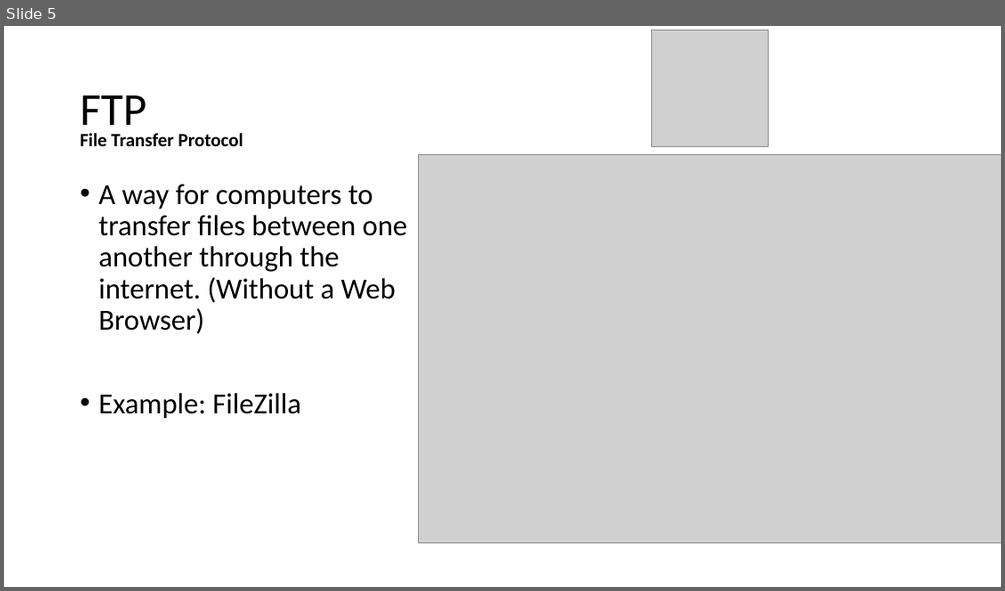
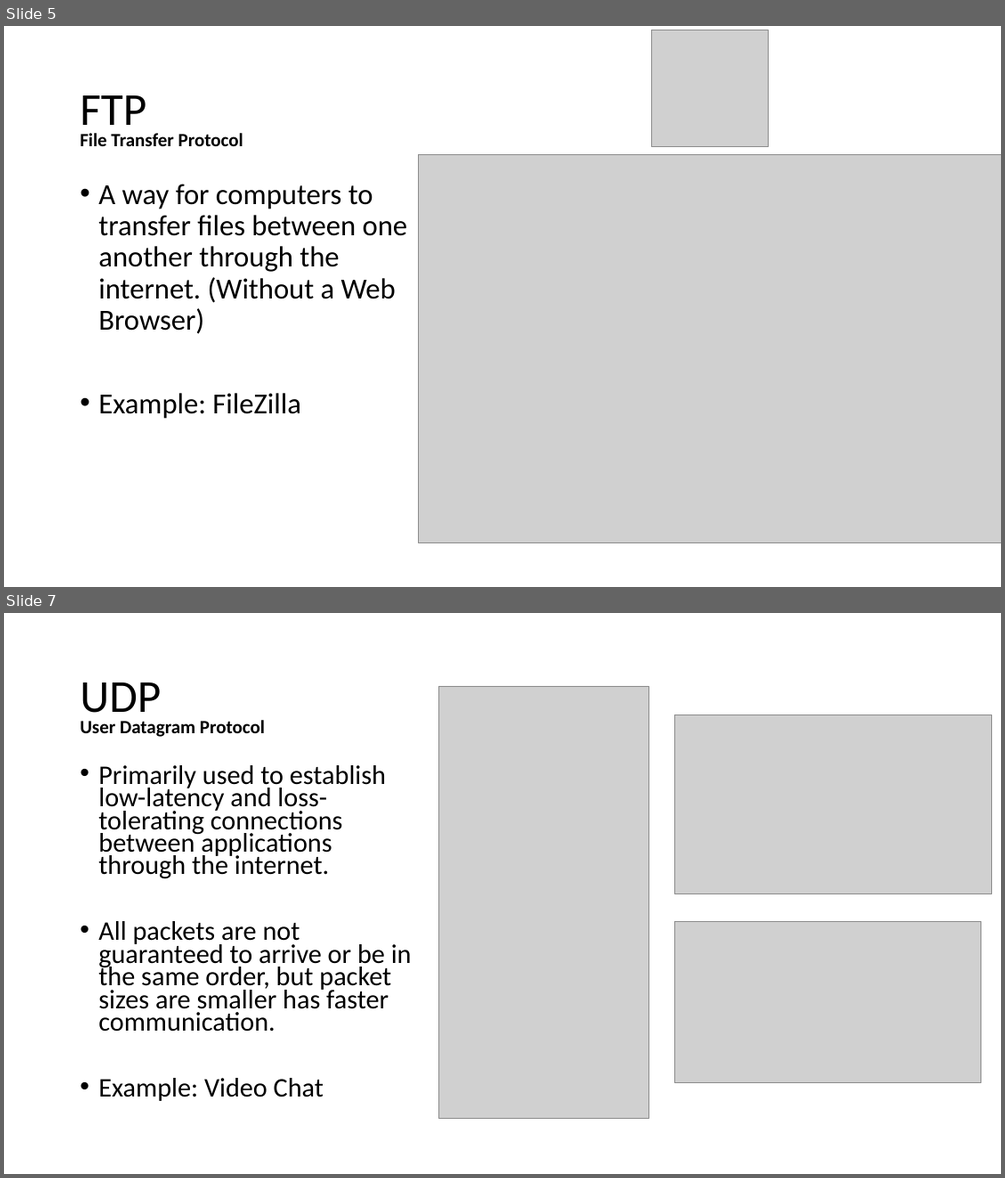
Before and after one commit to echoaj/TCS_PowerPoints, a slide deck: PowerPoints/Protocols.pptx. Shown one above the other, each under a label of ours: slide 5 before the commit, slides 5 and 7 after it; the slides between them are not shown. The pictures are 1005x591 and 1005x1178 pixels, drawn with LibreOffice and Linux fonts; fonts in the diff are those of the drawing; grey boxes stand for pictures. Boxes give left, top, right and bottom in pixels: in the first picture for what was removed or moved away, otherwise in the second. Text is boxed around its words. In the diff, an @@ line names an element or a change of style, - is before the commit and + after.

Commit message:
finished protocol ppt

```diff
--- a/PowerPoints/Protocols.pptx
+++ b/PowerPoints/Protocols.pptx
@@ slide 7 added at [4,613,1001,1174], background #FFFFFF @@
@@ title added at [80,682,161,722], 44 pt, text #000000 @@
+UDP
@@ picture added at [438,686,648,1119] @@
@@ picture added at [675,715,992,893] @@
@@ text added at [80,720,265,737], 18 pt, text #000000, bold @@
+User Datagram Protocol
@@ text added at [98,765,412,1101], 25.9 pt, text #000000 @@
+• Primarily used to establish low-latency and loss-tolerating connections between applications through the internet.
+• All packets are not guaranteed to arrive or be in the same order, but packet sizes are smaller has faster communication.
+• Example: Video Chat
@@ picture added at [675,921,981,1082] @@
```
Also in this commit, not shown: 5 other slides added.
